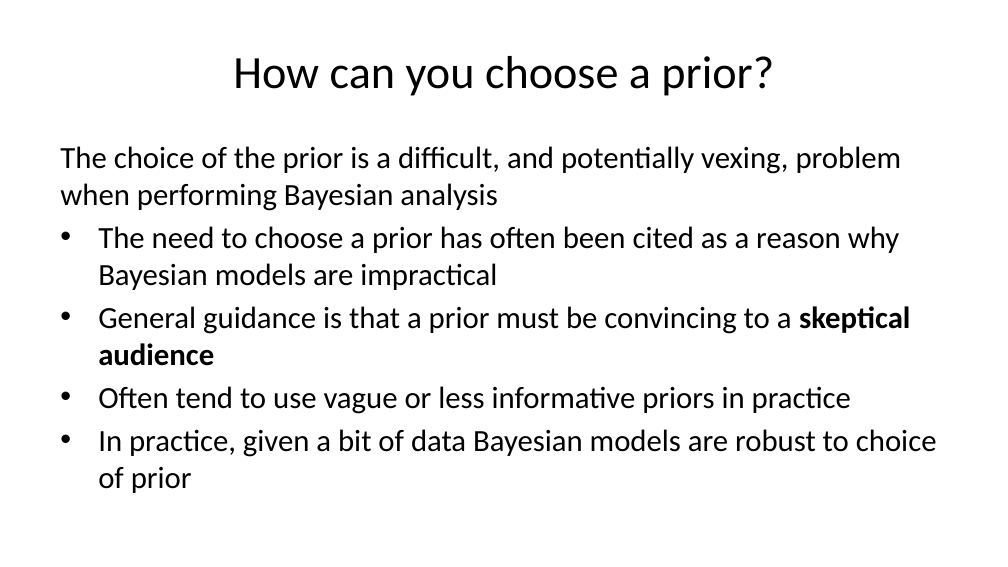
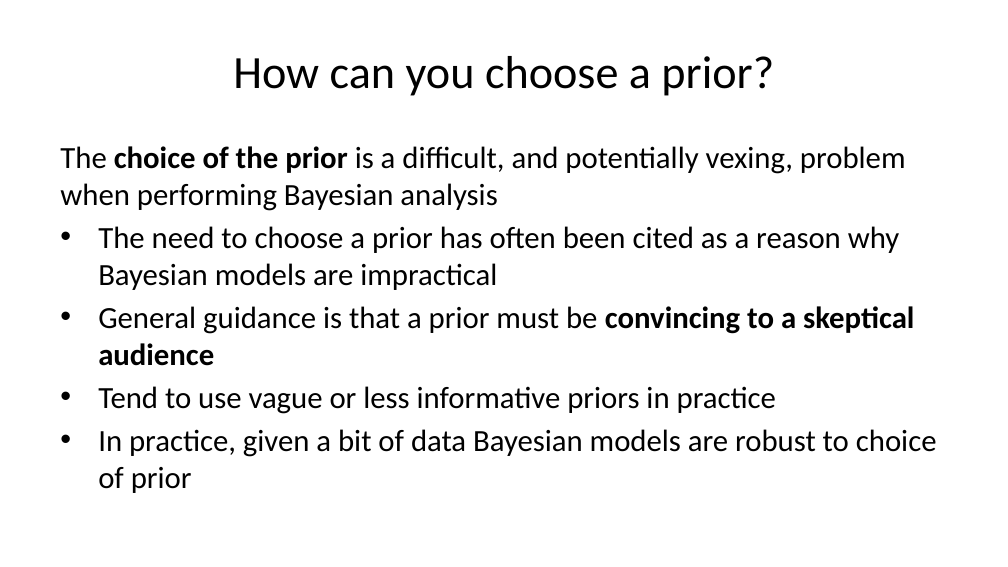
Before and after one commit to StephenElston/CSCI-E-83, a slide deck: slide 25 of LectureSlides/07_IntroductionToBayesModels.pptx. Drawn at 1008x567 pixels with LibreOffice and Linux fonts; fonts in the diff are those of the drawing. Boxes give left, top, right and bottom in pixels: in the first picture for what was removed or moved away, otherwise in the second. Text is boxed around its words. In the diff, an @@ line names an element or a change of style, - is before the commit and + after.

```diff
--- a/LectureSlides/07_IntroductionToBayesModels.pptx
+++ b/LectureSlides/07_IntroductionToBayesModels.pptx
@@ text at [60, 146, 914, 366]: bold on in "choice of the prior", "convincing to a" @@
@@ text at [98, 386, 776, 414]: text changed @@
-• Often tend to use vague or less informative priors in practice
+• Tend to use vague or less informative priors in practice
```
Also in this commit, not shown: 13 other slides changed.
